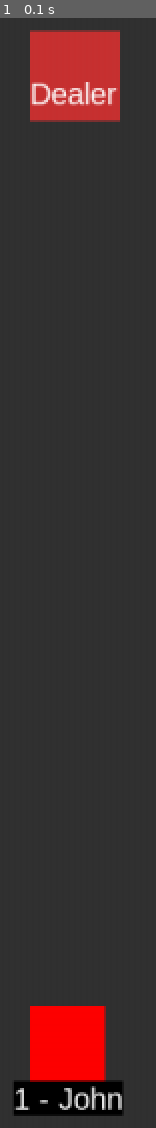
Above: before the commit, frame 1.
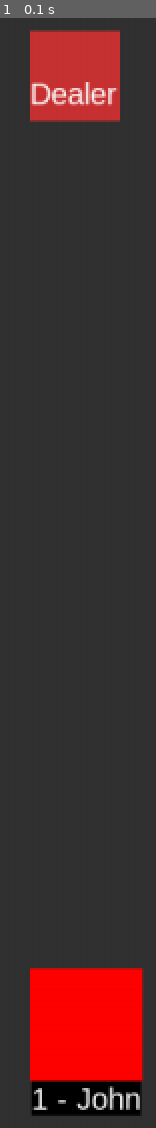
Above: after the commit, the same moment.

Repository: ekoret/blackjack-py
Game: pygame game, started from main.py
Same seed, same stepped clock (60 frames per second), same inputs: the game is played once before the commit and once after it.
Inputs:
- Up to frame 1 (0.1 s): no input

The runs differ from the first frame. In frame 1, 5.5% of the frame differs, in the area x 8-93%, y 85-99%.

Commit message:
refactor drawing players

Diff:
--- a/game.py
+++ b/game.py
@@ -66,6 +66,7 @@
     def run_game(self):
 
         john = self.add_player("John")
+        # jack = self.add_player("Jack")
 
         while (True):
             """Event Loop"""
@@ -77,10 +78,18 @@
             self.screen.fill(self.settings.bg_colour)  # bg
 
             self.dealer.draw()
-            john.draw()
+            # john.draw()
+            # jack.draw()
+            self.draw_players()
 
             pygame.display.flip()
             self.clock.tick(self.framerate)  # set the framerate
+
+    def draw_players(self):
+        if (len(self.players) == 2):
+            """Draw player in center"""
+            player1 = self.players[1]
+            player1.draw(self.settings.screen_width // 2, (255, 0, 0))
 
     """Method for dealing the Blackjack game"""
 
--- a/player.py
+++ b/player.py
@@ -18,13 +18,14 @@
     def __str__(self):
         return f"Player({self.name})"
 
-    def draw(self):
-        """Single player + dealer"""
-        if (len(self.game.players) == 2):
-            """Draw player in center"""
-            square = Square(1200 // 2,
-                            800 - 100, 50, (255, 0, 0), self.name, 20)
-            square.draw(self.screen)
+    def draw(self, x, colour):
+        y = 800 - 125
+        size = 75
+        font_size = 20
+
+        player = Square(x,
+                        y, size, colour, self.name, font_size)
+        player.draw(self.screen)
 
     """Adds a single card to players hand"""
 
